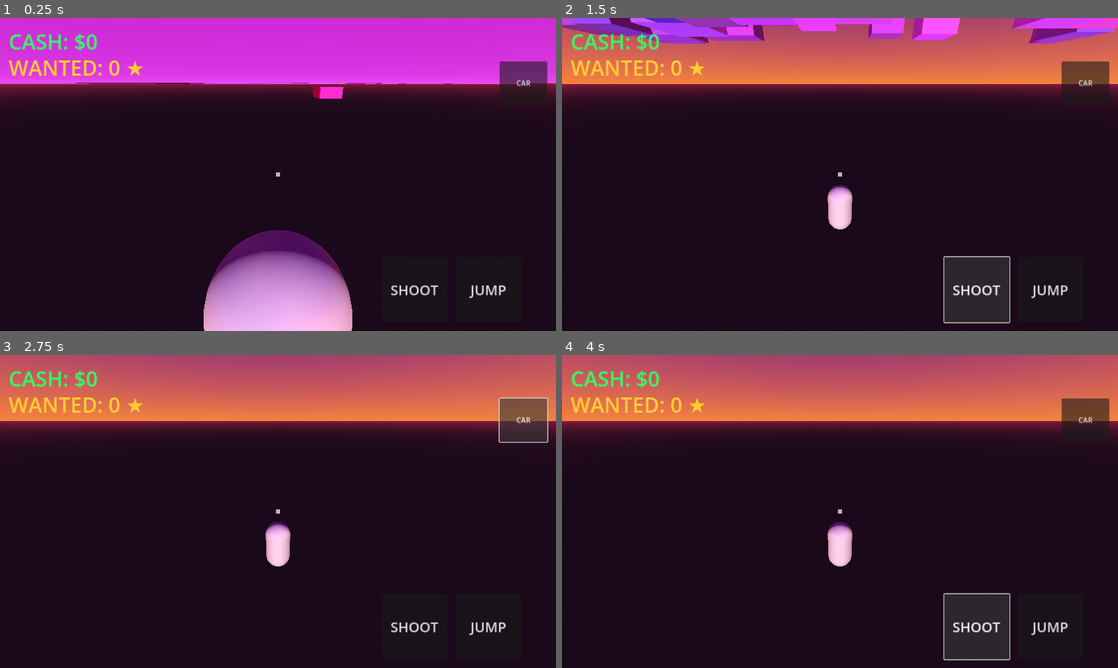
Above: before the commit, frames 1-4 (two rows, left to right).
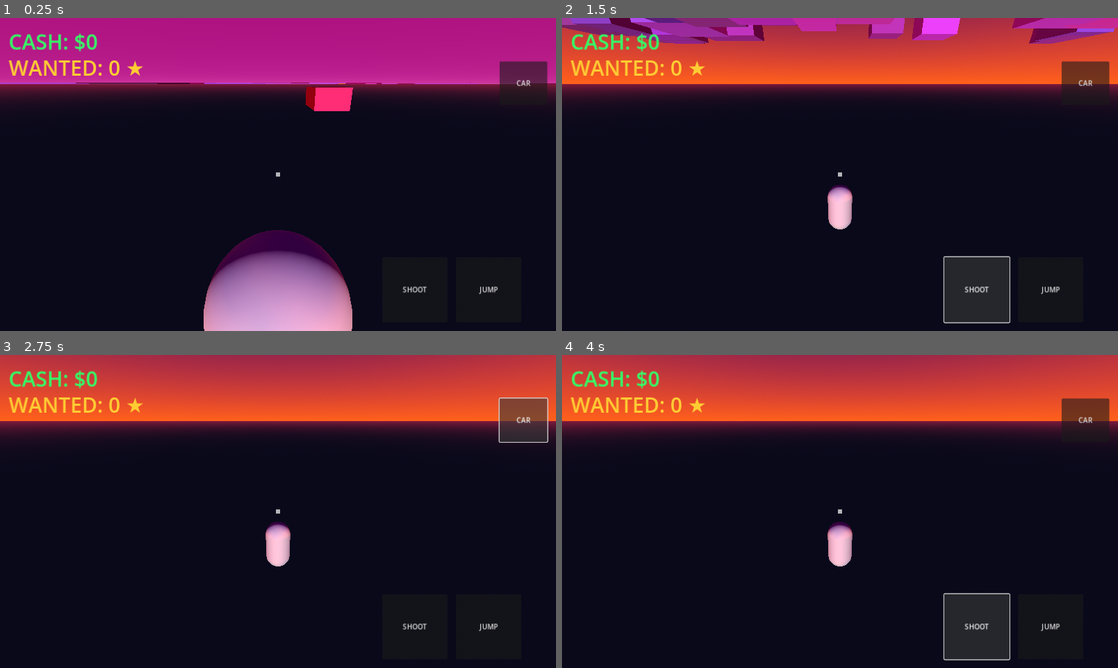
Above: after the commit, the same moments.

Repository: AniblimaxDeveloper/geta-iv-sivis
Game: Godot game, scene res://Main.tscn
Two runs of this game, one before a commit and one after it. Both use one fixed random seed, a clock stepped at 60 frames per second and the inputs below.
Inputs:
- Up to frame 1 (0.25 s): no input
- Up to frame 2 (1.5 s): click "JUMP" at 0.5 s; click "SHOOT" at 1.25 s
- Up to frame 3 (2.75 s): click "CAR" at 2 s
- Up to frame 4 (4 s): click "JUMP" at 2.75 s; click "SHOOT" at 3.5 s

The runs differ from the first frame. In frame 1, 28% of the frame differs, in the area x 0-100%, y 0-100%; in frame 2, 20%; in frame 3, 20%; in frame 4, 20%.

Commit message:
feat: DELTVA IV Full 3D - Neon City, Vehicles, Police AI, Fixed Export Config

Diff:
--- a/Main.gd
+++ b/Main.gd
@@ -11,19 +11,16 @@
 
 func _ready():
     generate_city()
-    spawn_collectables(30)
     spawn_vehicles(5)
+    spawn_collectables(40)
 
 func _process(delta):
     hud_money.text = "CASH: $" + str(player.money)
     hud_wanted.text = "WANTED: " + str(wanted_level) + " ★"
-
-    # Siklus Siang-Malam perlahan
     time += delta * 0.05
-    sun.rotation.x = sin(time) * 1.2
+    sun.rotation.x = sin(time) * 1.2 # Siklus Siang Malam
 
 func generate_city():
-    # Lantai Aspal Gelap
     var floor_mesh = MeshInstance3D.new()
     var plane = PlaneMesh.new()
     plane.size = Vector2(400, 400)
@@ -33,7 +30,6 @@
     floor_mesh.material_override = floor_mat
     add_child(floor_mesh)
 
-    # Gedung Neon ala GTA VI
     for i in range(100):
         var building = StaticBody3D.new()
         var mesh = MeshInstance3D.new()
@@ -43,19 +39,15 @@
         var d = randf_range(15, 40)
         box.size = Vector3(w, h, d)
         mesh.mesh = box
-
         var mat = StandardMaterial3D.new()
-        # Warna ungu, pink, biru neon
-        mat.albedo_color = Color(randf_range(0.1, 0.4), randf_range(0.1, 0.2), randf_range(0.4, 0.8))
+        mat.albedo_color = Color(randf_range(0.1, 0.3), randf_range(0.1, 0.2), randf_range(0.3, 0.5))
         mat.emission_enabled = true
-        mat.emission = Color(1.0, 0.2, 0.8) * randf_range(0.2, 0.6)
+        mat.emission = Color(1.0, 0.1, 0.6) * randf_range(0.2, 0.5) # Lampu Neon
         mesh.material_override = mat
-
         var collision = CollisionShape3D.new()
         var shape = BoxShape3D.new()
         shape.size = box.size
         collision.shape = shape
-
         building.position = Vector3(randf_range(-180, 180), h / 2, randf_range(-180, 180))
         building.add_child(mesh)
         building.add_child(collision)
@@ -65,31 +57,29 @@
     for i in range(amount):
         var car = VehicleBody3D.new()
         car.add_to_group("vehicles")
-
         var col = CollisionShape3D.new()
         var box = BoxShape3D.new()
-        box.size = Vector3(2, 1, 4)
+        box.size = Vector3(2.5, 1.5, 5.0)
         col.shape = box
         car.add_child(col)
 
         var mesh = MeshInstance3D.new()
         var box_mesh = BoxMesh.new()
-        box_mesh.size = Vector3(2, 1, 4)
+        box_mesh.size = Vector3(2.5, 1.5, 5.0)
         mesh.mesh = box_mesh
         var mat = StandardMaterial3D.new()
-        mat.albedo_color = Color(1, 0.1, 0.5) # Mobil Pink Neon
+        mat.albedo_color = Color(1, 0.1, 0.3)
         mesh.material_override = mat
         car.add_child(mesh)
 
-        # Roda Mobil
-        for w in [[0.9, -0.5, 1.5], [-0.9, -0.5, 1.5], [0.9, -0.5, -1.5], [-0.9, -0.5, -1.5]]:
+        for w in [[1.2, -0.5, 1.8], [-1.2, -0.5, 1.8], [1.2, -0.5, -1.8], [-1.2, -0.5, -1.8]]:
             var wheel = VehicleWheel3D.new()
             wheel.position = Vector3(w[0], w[1], w[2])
             wheel.use_as_steering = true
             wheel.use_as_traction = true
             car.add_child(wheel)
 
-        car.position = Vector3(randf_range(-100, 100), 1.0, randf_range(-100, 100))
+        car.position = Vector3(randf_range(-80, 80), 2.0, randf_range(-80, 80))
         add_child(car)
 
 func spawn_collectables(amount: int):
@@ -97,18 +87,15 @@
         var coin = Area3D.new()
         var col = CollisionShape3D.new()
         var sphere = SphereShape3D.new()
-        sphere.radius = 1.0
+        sphere.radius = 1.5
         col.shape = sphere
-
         var mesh = MeshInstance3D.new()
-        var sphere_mesh = SphereMesh.new()
-        mesh.mesh = sphere_mesh
+        mesh.mesh = SphereMesh.new()
         var mat = StandardMaterial3D.new()
         mat.albedo_color = Color(0, 1, 0)
         mat.emission_enabled = true
         mat.emission = Color(0, 1, 0)
         mesh.material_override = mat
-
         coin.position = Vector3(randf_range(-150, 150), 1.5, randf_range(-150, 150))
         coin.add_child(mesh)
         coin.add_child(col)
@@ -123,26 +110,21 @@
 func add_wanted_level():
     wanted_level += 1
     if wanted_level == 1 and not police_spawned:
-        spawn_police(5)
+        spawn_police(6)
         police_spawned = true
 
 func spawn_police(amount: int):
     for i in range(amount):
         var police = CharacterBody3D.new()
         police.set_script(load("res://Police.gd"))
-
         var col = CollisionShape3D.new()
-        var cap = CapsuleShape3D.new()
-        col.shape = cap
+        col.shape = CapsuleShape3D.new()
         police.add_child(col)
-
         var mesh = MeshInstance3D.new()
-        var cap_mesh = CapsuleMesh.new()
-        mesh.mesh = cap_mesh
+        mesh.mesh = CapsuleMesh.new()
         var mat = StandardMaterial3D.new()
-        mat.albedo_color = Color(0, 0.5, 1) # Polisi Biru
+        mat.albedo_color = Color(0, 0.2, 1)
         mesh.material_override = mat
         police.add_child(mesh)
-
-        police.position = Vector3(player.position.x + randf_range(-30, 30), 2.0, player.position.z + randf_range(-30, 30))
+        police.position = Vector3(player.position.x + randf_range(-40, 40), 2.0, player.position.z + randf_range(-40, 40))
         add_child(police)
--- a/Main.tscn
+++ b/Main.tscn
@@ -12,18 +12,18 @@
 radius = 0.5
 height = 2.0
 
-[sub_resource type="ProceduralSkyMaterial" id="ProceduralSkyMaterial_sunset"]
-sky_top_color = Color(0.3, 0.1, 0.4, 1)
-sky_horizon_color = Color(0.9, 0.4, 0.2, 1)
-ground_bottom_color = Color(0.1, 0.05, 0.1, 1)
+[sub_resource type="ProceduralSkyMaterial" id="ProceduralSkyMaterial_neon"]
+sky_top_color = Color(0.2, 0.05, 0.3, 1)
+sky_horizon_color = Color(1.0, 0.3, 0.1, 1)
+ground_bottom_color = Color(0.05, 0.05, 0.1, 1)
 ground_horizon_color = Color(0.4, 0.1, 0.2, 1)
 
-[sub_resource type="Sky" id="Sky_sunset"]
-sky_material = SubResource("ProceduralSkyMaterial_sunset")
+[sub_resource type="Sky" id="Sky_neon"]
+sky_material = SubResource("ProceduralSkyMaterial_neon")
 
 [sub_resource type="Environment" id="Environment_1"]
 background_mode = 2
-sky = SubResource("Sky_sunset")
+sky = SubResource("Sky_neon")
 ambient_light_source = 3
 tonemap_mode = 2
 
@@ -103,7 +103,6 @@
 offset_right = 1200.0
 offset_bottom = 700.0
 text = "JUMP"
-theme_override_font_sizes/font_size = 32
 
 [node name="ShootButton" type="Button" parent="TouchControls"]
 offset_left = 880.0
@@ -111,7 +110,6 @@
 offset_right = 1030.0
 offset_bottom = 700.0
 text = "SHOOT"
-theme_override_font_sizes/font_size = 32
 
 [node name="ActionButton" type="Button" parent="TouchControls"]
 offset_left = 1150.0
--- a/Player.gd
+++ b/Player.gd
@@ -7,6 +7,7 @@
 var money: int = 0
 var input_dir: Vector2 = Vector2.ZERO
 var current_vehicle: VehicleBody3D = null
+var is_dead: bool = false
 
 @onready var mesh = $MeshInstance3D
 @onready var camera_pivot = $CameraPivot
@@ -14,20 +15,19 @@
 @onready var camera = $CameraPivot/SpringArm3D/Camera3D
 
 func _physics_process(delta):
+    if is_dead: return
+
     if current_vehicle:
-        # Kontrol Mobil
-        current_vehicle.engine_force = -input_dir.y * 800.0
-        current_vehicle.steering = -input_dir.x * 0.4
+        # Fisika Mobil
+        current_vehicle.engine_force = -input_dir.y * 1200.0
+        current_vehicle.steering = -input_dir.x * 0.5
         global_position = current_vehicle.global_position + Vector3(0, 2.5, 0)
         mesh.visible = false
         return
 
     mesh.visible = true
+    if not is_on_floor(): velocity.y -= gravity * delta
 
-    if not is_on_floor():
-        velocity.y -= gravity * delta
-
-    # Pergerakan relatif terhadap kamera
     var direction = (camera_pivot.global_transform.basis * Vector3(input_dir.x, 0, input_dir.y)).normalized()
     direction.y = 0
     direction = direction.normalized()
@@ -52,26 +52,29 @@
     var space_state = get_world_3d().direct_space_state
     var screen_center = get_viewport().get_visible_rect().size / 2
     var origin = camera.project_ray_origin(screen_center)
-    var end = origin + camera.project_ray_normal(screen_center) * 150
+    var end = origin + camera.project_ray_normal(screen_center) * 100
     var query = PhysicsRayQueryParameters3D.create(origin, end)
     query.exclude = [self.get_rid()]
 
     var result = space_state.intersect_ray(query)
     if result and result.collider.has_method("take_damage"):
         result.collider.take_damage(50)
-        if get_node_or_null("../../Main"):
-            get_node("../../Main").add_wanted_level()
+        var main = get_node_or_null("../../Main")
+        if main: main.add_wanted_level()
 
 func interact():
     if current_vehicle:
-        # Keluar Mobil
-        current_vehicle.exit_vehicle(self)
         current_vehicle = null
     else:
-        # Cari Mobil Terdekat
         var vehicles = get_tree().get_nodes_in_group("vehicles")
         for v in vehicles:
-            if global_position.distance_to(v.global_position) < 6.0:
+            if global_position.distance_to(v.global_position) < 8.0:
                 current_vehicle = v
-                current_vehicle.enter_vehicle(self)
                 break
+
+func take_damage(amount: int):
+    is_dead = true
+    get_tree().reload_current_scene()
+
+func add_money(amount: int):
+    money += amount
--- a/Police.gd
+++ b/Police.gd
@@ -1,6 +1,6 @@
 extends CharacterBody3D
 
-var speed: float = 10.0
+var speed: float = 9.0
 var target: Node3D
 var health: int = 100
 
@@ -9,18 +9,21 @@
     if not target: target = get_node_or_null("../Player")
 
 func _physics_process(delta):
-    if not is_on_floor():
-        velocity.y -= 30.0 * delta
+    if not is_on_floor(): velocity.y -= 30.0 * delta
 
     if target and health > 0:
         var dir = (target.global_position - global_position)
         dir.y = 0
-        if dir.length() > 0.1:
+        if dir.length() > 1.5:
             dir = dir.normalized()
             velocity.x = dir.x * speed
             velocity.z = dir.z * speed
-            var target_angle = atan2(-dir.x, -dir.z)
-            rotation.y = lerp_angle(rotation.y, target_angle, 0.1)
+            rotation.y = atan2(-dir.x, -dir.z)
+        else:
+            velocity.x = 0
+            velocity.z = 0
+            if target.has_method("take_damage"):
+                target.take_damage(10)
     move_and_slide()
 
 func take_damage(amount: int):
@@ -28,7 +31,6 @@
     $MeshInstance3D.material_override.albedo_color = Color(1, 1, 1)
     await get_tree().create_timer(0.1).timeout
     if health > 0:
-        $MeshInstance3D.material_override.albedo_color = Color(0, 0.5, 1)
-
-    if health <= 0:
+        $MeshInstance3D.material_override.albedo_color = Color(0, 0.2, 1)
+    else:
         queue_free()
--- a/TouchControls.gd
+++ b/TouchControls.gd
@@ -5,7 +5,7 @@
 @onready var player = get_node("../Player")
 
 var touch_index = -1
-var look_touch_index = -1
+var look_index = -1
 var base_center = Vector2.ZERO
 var max_distance = 100.0
 
@@ -14,9 +14,8 @@
     joystick_knob.visible = false
 
 func _input(event):
-    # Kontrol Joystick Kiri
     if event is InputEventScreenTouch:
-        if event.pressed and touch_index == -1 and event.position.x < 600:
+        if event.pressed and event.position.x < 600 and touch_index == -1:
             touch_index = event.index
             base_center = event.position
             joystick_base.global_position = base_center - joystick_base.size / 2
@@ -29,30 +28,22 @@
             joystick_knob.visible = false
             player.input_dir = Vector2.ZERO
 
-    if event is InputEventScreenDrag and event.index == touch_index:
-        var diff = event.position - base_center
-        if diff.length() > max_distance:
-            diff = diff.normalized() * max_distance
-        joystick_knob.global_position = base_center + diff - joystick_knob.size / 2
-        player.input_dir = diff / max_distance
+        if event.pressed and event.position.x >= 600:
+            look_index = event.index
+        elif not event.pressed and event.index == look_index:
+            look_index = -1
 
-    # Kontrol Kamera (Geser Layar Kanan)
-    if event is InputEventScreenTouch:
-        if event.pressed and event.position.x >= 600:
-            look_touch_index = event.index
-        elif not event.pressed and event.index == look_touch_index:
-            look_touch_index = -1
+    if event is InputEventScreenDrag:
+        if event.index == touch_index:
+            var diff = event.position - base_center
+            if diff.length() > max_distance: diff = diff.normalized() * max_distance
+            joystick_knob.global_position = base_center + diff - joystick_knob.size / 2
+            player.input_dir = diff / max_distance
+        elif event.index == look_index:
+            player.camera_pivot.rotate_y(-event.relative.x * 0.01)
+            player.spring_arm.rotate_x(-event.relative.y * 0.01)
+            player.spring_arm.rotation.x = clamp(player.spring_arm.rotation.x, deg_to_rad(-70), deg_to_rad(30))
 
-    if event is InputEventScreenDrag and event.index == look_touch_index:
-        player.camera_pivot.rotate_y(-event.relative.x * 0.01)
-        player.spring_arm.rotate_x(-event.relative.y * 0.01)
-        player.spring_arm.rotation.x = clamp(player.spring_arm.rotation.x, deg_to_rad(-70), deg_to_rad(30))
-
-func _on_jump_button_pressed():
-    player.jump()
-
-func _on_shoot_button_pressed():
-    player.shoot()
-
-func _on_action_button_pressed():
-    player.interact()
+func _on_jump_button_pressed(): player.jump()
+func _on_shoot_button_pressed(): player.shoot()
+func _on_action_button_pressed(): player.interact()
--- a/project.godot
+++ b/project.godot
@@ -18,7 +18,7 @@
 pointing/emulate_mouse_from_touch=true
 
 [rendering]
-textures/vram_compression/import_etc2_astc=true
 renderer/rendering_method="mobile"
 renderer/rendering_method.mobile="mobile"
 environment/defaults/default_clear_color=Color(0.1, 0.05, 0.1, 1)
+textures/vram_compression/import_etc2_astc=true
Not shown, changed: export_presets.cfg
